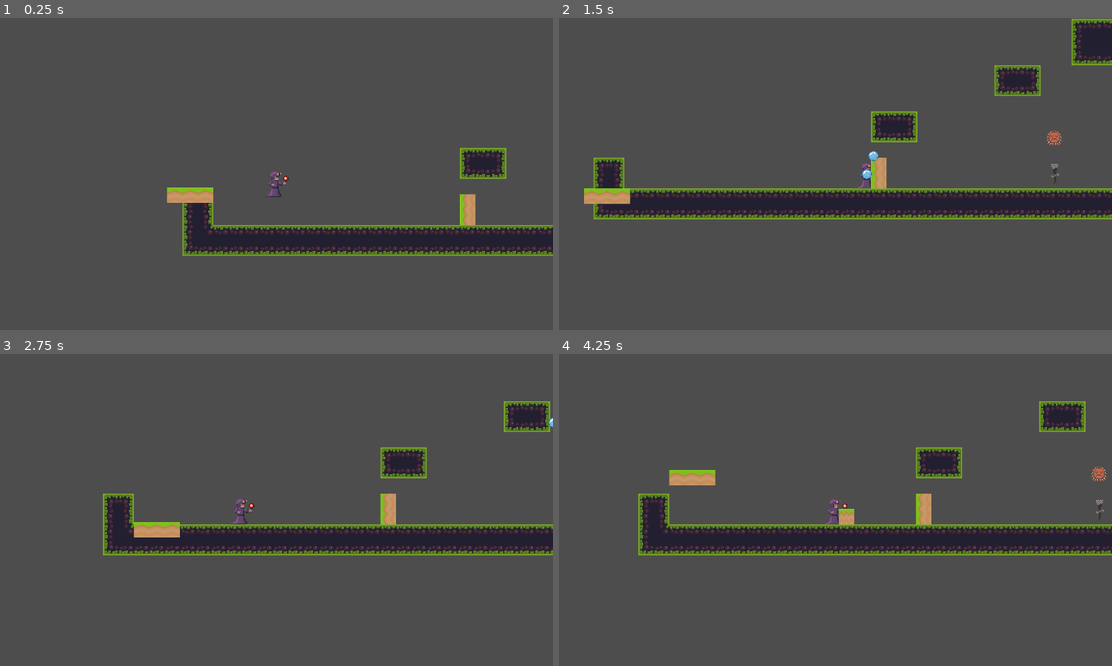
Above: before the commit, frames 1-4 (two rows, left to right).
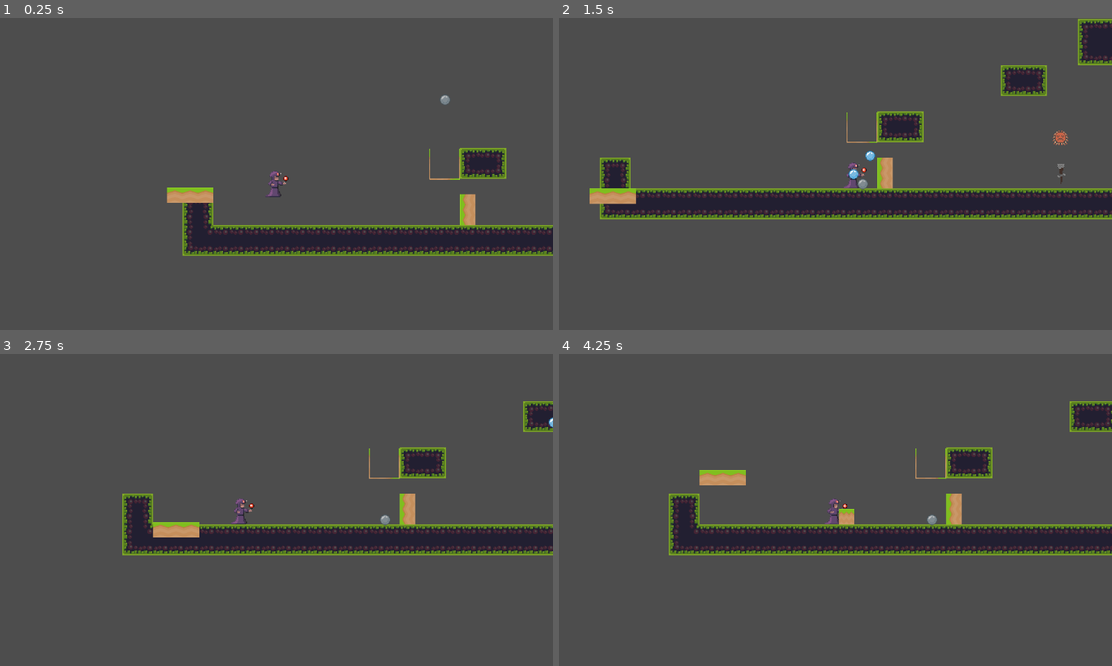
Above: after the commit, the same moments.

Repository: hanseei/superwizquest
Game: Godot game, scene res://Assets/Nodes/Scenes/TestStage.tscn
Two runs of this game, one before a commit and one after it. Both use one fixed random seed, a clock stepped at 60 frames per second and the inputs below.
Inputs:
- Up to frame 1 (0.25 s): no input
- Up to frame 2 (1.5 s): hold Shift (shift) 0.53-1.28 s; hold D (move_right) from 0.53 s (still down); tap W (move_up) at 0.77 s; tap Space (space) at 1.35 s
- Up to frame 3 (2.75 s): tap W (move_up) at 1.52 s; release D (move_right) at 2.03 s; hold A (move_left) from 2.03 s (still down); hold Shift (shift) from 2.03 s (still down)
- Up to frame 4 (4.25 s): release A (move_left) at 2.78 s; release Shift (shift) at 2.78 s; hold D (move_right) from 2.78 s (still down); tap Space (space) at 2.85 s; tap W (move_up) at 3.02, 3.77 s; hold Shift (shift) from 3.53 s (still down)

The runs differ from the first frame. In frame 1, less than 0.1% of the frame differs, in the area x 77-84%, y 24-52%; in frame 2, 4.8%; in frame 3, 5.5%; in frame 4, 6.0%, in the area x 14-100%, y 15-65%.

Commit message:
started on stone bucket

Diff:
--- a/Assets/Nodes/Actors/Interactables/Scripts/physicsObjects.gd
+++ b/Assets/Nodes/Actors/Interactables/Scripts/physicsObjects.gd
@@ -4,7 +4,7 @@
 
 # Called when the node enters the scene tree for the first time.
 func _ready() -> void:
-	var wind = get_node("Player/Wind")
+	var wind = get_node("../Player/Wind")
 #	wind.connect("wind_updated", Callable(self, "_on_wind_updated"))
 
 	print(wind)
--- /dev/null
+++ b/Assets/Nodes/Actors/Interactables/Scripts/stone_bucket.gd
@@ -0,0 +1,8 @@
+extends Interactable
+
+func _ready():
+	activateGroups = ["stones"]
+
+
+func Stone_inside():
+	print("stone in box")
--- a/Assets/Nodes/Actors/Interactables/Stone.tscn
+++ b/Assets/Nodes/Actors/Interactables/Stone.tscn
@@ -5,7 +5,7 @@
 
 [sub_resource type="CircleShape2D" id="CircleShape2D_ovohm"]
 
-[node name="Stone" type="RigidBody2D"]
+[node name="Stone" type="RigidBody2D" groups=["stones"]]
 script = ExtResource("1_78y6s")
 
 [node name="CollisionShape2D" type="CollisionShape2D" parent="."]
--- /dev/null
+++ b/Assets/Nodes/Actors/Interactables/stone_bucket.tscn
@@ -0,0 +1,30 @@
+[gd_scene load_steps=4 format=3 uid="uid://bovilvnyemh8r"]
+
+[ext_resource type="Script" uid="uid://djeyk06gu1cxi" path="res://Assets/Nodes/Actors/Interactables/Scripts/stone_bucket.gd" id="1_qjntg"]
+[ext_resource type="Texture2D" uid="uid://dvf3leyf8ljbh" path="res://Assets/Images/Tilesets/grassMid.png" id="2_qjntg"]
+
+[sub_resource type="RectangleShape2D" id="RectangleShape2D_amg01"]
+size = Vector2(62, 63)
+
+[node name="Area2D" type="Area2D"]
+script = ExtResource("1_qjntg")
+
+[node name="CollisionShape2D" type="CollisionShape2D" parent="."]
+position = Vector2(0, -0.5)
+shape = SubResource("RectangleShape2D_amg01")
+
+[node name="GrassMid" type="Sprite2D" parent="."]
+position = Vector2(-31, 0)
+scale = Vector2(0.03, 0.9)
+texture = ExtResource("2_qjntg")
+
+[node name="GrassMid2" type="Sprite2D" parent="."]
+position = Vector2(31, 0)
+scale = Vector2(0.03, 0.9)
+texture = ExtResource("2_qjntg")
+
+[node name="GrassMid3" type="Sprite2D" parent="."]
+position = Vector2(0.002, 31)
+rotation = 1.5708
+scale = Vector2(0.03, 0.9)
+texture = ExtResource("2_qjntg")
--- a/Assets/Nodes/Scenes/TestStage.tscn
+++ b/Assets/Nodes/Scenes/TestStage.tscn
@@ -6,8 +6,10 @@
 [ext_resource type="PackedScene" uid="uid://cwbjkioh2y6bw" path="res://Assets/Nodes/Actors/Interactables/torch.tscn" id="4_vwov1"]
 [ext_resource type="PackedScene" uid="uid://c2sylo50eqnp0" path="res://Assets/Nodes/Actors/Interactables/toggletest.tscn" id="5_57x3k"]
 [ext_resource type="PackedScene" uid="uid://blc2megwvlwmr" path="res://Assets/Nodes/Actors/Interactables/bucket.tscn" id="6_l42a0"]
-[ext_resource type="PackedScene" uid="uid://bvc5bj0go1alw" path="res://Assets/Nodes/Actors/Interactables/movingPlatform.tscn" id="7_5tspq"]
+[ext_resource type="PackedScene" uid="uid://cbdaebxn04oax" path="res://Assets/Nodes/Actors/Interactables/Stone.tscn" id="7_5tspq"]
 [ext_resource type="PackedScene" uid="uid://b22d3disdyijl" path="res://Assets/Nodes/Actors/Interactables/door.tscn" id="8_hgiis"]
+[ext_resource type="PackedScene" uid="uid://bvc5bj0go1alw" path="res://Assets/Nodes/Actors/Interactables/movingPlatform.tscn" id="8_nj415"]
+[ext_resource type="PackedScene" uid="uid://bovilvnyemh8r" path="res://Assets/Nodes/Actors/Interactables/stone_bucket.tscn" id="10_qe2em"]
 
 [sub_resource type="PhysicsMaterial" id="PhysicsMaterial_kuskl"]
 
@@ -360,6 +362,18 @@
 position = Vector2(512, 624)
 triggerObjectArray = [NodePath("../Torch")]
 
+[node name="Stone" parent="." instance=ExtResource("7_5tspq")]
+position = Vector2(481, 335)
+collision_layer = 11
+collision_mask = 11
+
+[node name="StoneBucket" parent="." instance=ExtResource("10_qe2em")]
+position = Vector2(480, 497)
+collision_layer = 9
+collision_mask = 9
+
 [connection signal="body_entered" from="Killzone" to="Killzone" method="_on_body_entered"]
+[connection signal="activated" from="StoneBucket" to="StoneBucket" method="Stone_inside"]
+[connection signal="area_entered" from="StoneBucket" to="StoneBucket" method="area_entered"]
 
 [editable path="Player"]
Not shown, added: Assets/Nodes/Actors/Interactables/Scripts/stone_bucket.gd.uid
Not shown: 2 places in Assets/Nodes/Scenes/TestStage.tscn that only renumber resources
